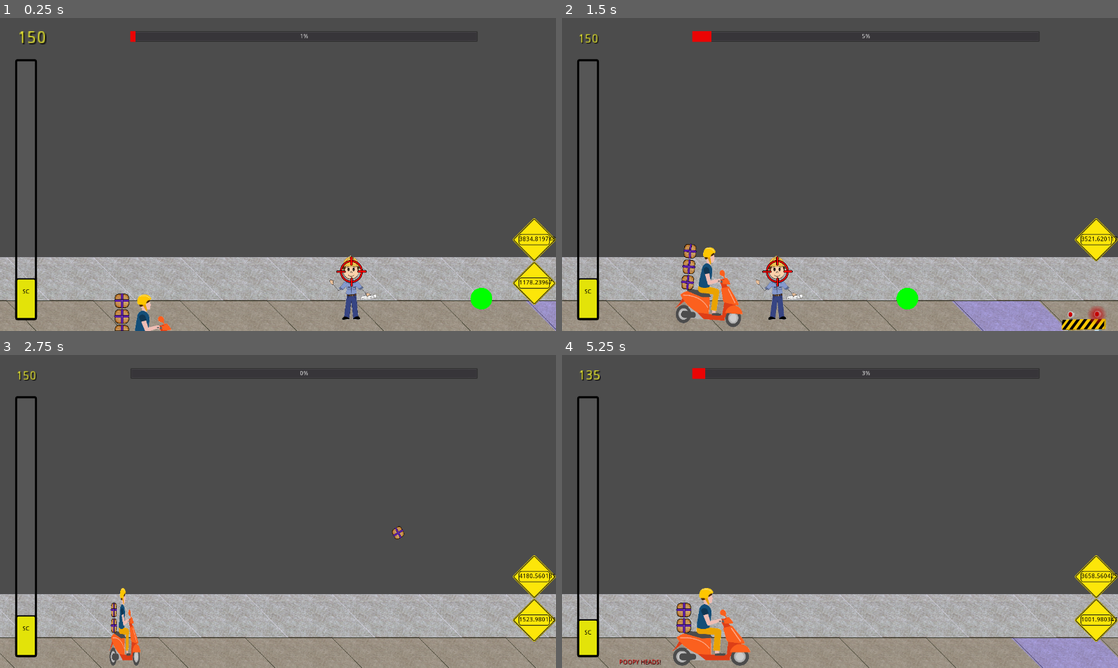
Above: before the commit, frames 1-4 (two rows, left to right).
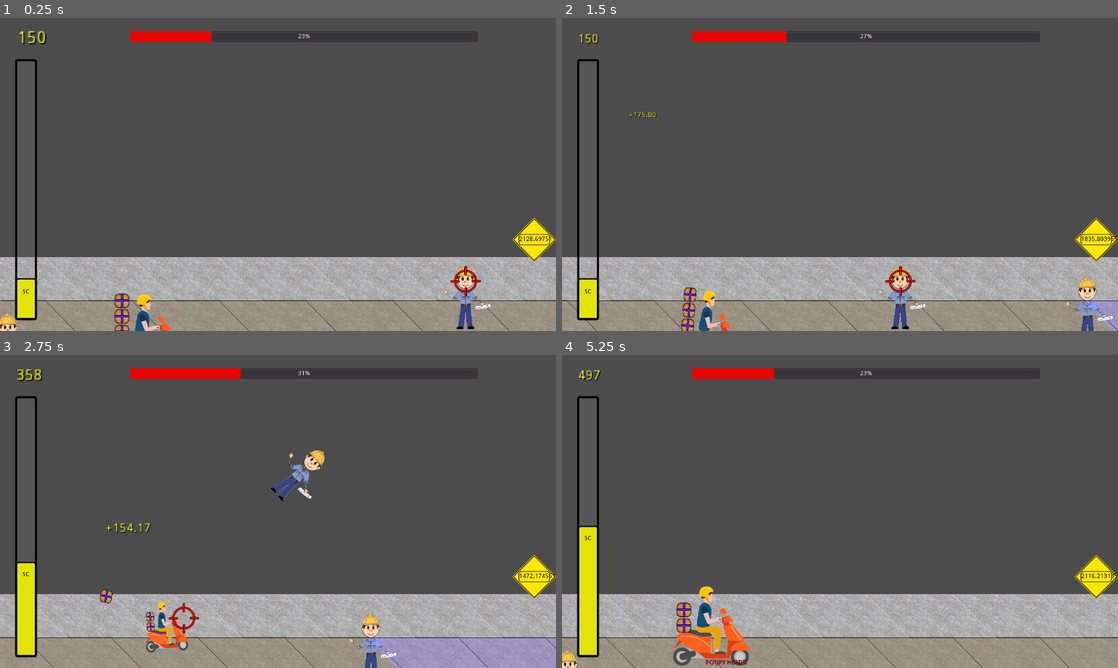
Above: after the commit, the same moments.

Repository: Anatolij-Grigorjev/MopedRebelGO
Game: Godot game, scene res://stages/test/test_stage.tscn
Two runs of this game, one before a commit and one after it. Both use one fixed random seed, a clock stepped at 60 frames per second and the inputs below.
Inputs:
- Up to frame 1 (0.25 s): no input
- Up to frame 2 (1.5 s): hold W (swerve_up) 0.53-1.28 s; tap O (diss_target_above) at 0.6 s; hold S (swerve_down) from 1.28 s (still down); tap L (diss_target_below) at 1.35 s
- Up to frame 3 (2.75 s): release S (swerve_down) at 2.03 s; hold W (swerve_up) from 2.03 s (still down); tap P (say_diss) at 2.1 s
- Up to frame 4 (5.25 s): tap one key every 0.75 s from 2.85 s: O (diss_target_above) L (diss_target_below) P (say_diss) O (diss_target_above); release W (swerve_up) at 3.53 s; hold S (swerve_down) from 3.53 s (still down)

The runs differ from the first frame. In frame 1, 4.4% of the frame differs, in the area x 0-100%, y 4-100%; in frame 2, 7.7%; in frame 3, 9.3%; in frame 4, 6.1%.
Error in both runs: Invalid get index '-1' (on base: 'Array'). (res://utils/logger.gd:103)

Commit message:
add target switching, fix target controls

Diff:
--- a/game/obstacles/citizens/citizen.gd
+++ b/game/obstacles/citizens/citizen.gd
@@ -23,18 +23,22 @@
 	_update_diss_progress()
 
 
-func _draw() -> void:
-	draw_circle(global_position, 50.0, Color.green)
+func is_dissed() -> bool:
+	return disses_required <= _disses_heard
 
 
 func _on_area_entered(area: Area2D):
 	._on_area_entered(area)
 	LOG.debug("citizen caught area {}", [area])
 	if (area.is_in_group(C.GROUP_MR)):
-		if ($DissAim):
-			$DissAim.visible = false
-			$DissAim.queue_free()
+		_remove_target()
 		animator.play("hit_by_moped")
+
+
+func _remove_target() -> void:
+	if ($DissAim):
+		$DissAim.visible = false
+		$DissAim.queue_free()
 
 
 func _on_Hearing_area_entered(area: Area2D):
@@ -45,6 +49,7 @@
 	_disses_heard += 1
 	_update_diss_progress()
 	if (_disses_heard >= disses_required):
+		_remove_target()
 		animator.play("be_dissed")
 
 
--- a/game/rebel/input_processor.gd
+++ b/game/rebel/input_processor.gd
@@ -54,7 +54,7 @@
 	var result_input : int = 0
 	if Input.is_action_just_pressed(axis_plus_action):
 		result_input += 1
-	if Input.is_action_pressed(axis_minus_action):
+	if Input.is_action_just_pressed(axis_minus_action):
 		result_input -= 1
 
 	return result_input
--- a/game/rebel/moped_rebel.gd
+++ b/game/rebel/moped_rebel.gd
@@ -19,6 +19,7 @@
 
 signal swerve_direction_pressed(swerve_direction)
 signal diss_said(diss_word)
+signal diss_target_change_pressed(change_direction)
 
 
 var cruise_speed : float = C.MR_CRUISE_SPEED
@@ -56,6 +57,11 @@
 		var desired_swerve_direction : int = input.process_swerve_input()
 		if desired_swerve_direction != 0:
 			emit_signal("swerve_direction_pressed", desired_swerve_direction)
+		#get desired diss selection change
+		var desired_selection_change : int = input.process_change_diss_target()
+		if desired_selection_change != 0:
+			emit_signal("diss_target_change_pressed", desired_selection_change)
+		#get desire to press diss saying
 		var desire_say_diss : bool = input.process_say_diss()
 		if (desire_say_diss):
 			diss_cooldown_bar.start_cooldown(input.max_diss_colldown)
--- a/game/stages/stage_control.gd
+++ b/game/stages/stage_control.gd
@@ -34,6 +34,7 @@
 	_tracks_bounds.position.y += _tile_height / 2
 	#setup moped position
 	moped_rebel.connect('swerve_direction_pressed', self, '_on_MopedRebel_swerve_direction_pressed')
+	moped_rebel.connect('diss_target_change_pressed', self, '_on_MopedRebel_diss_target_change_pressed')
 	moped_rebel.connect('diss_said', self, '_on_MopedRebel_diss_said')
 	var moped_tracks_offset : int = _tile_height * current_moped_track
 	moped_rebel.global_position.y = _track0_position + moped_tracks_offset
@@ -113,7 +114,10 @@
 
 func _process_diss_aim() -> void:
 	#check if reticule citizen is passed moped rebel to free it
-	if (is_instance_valid(_current_diss_aim)):
+	if (
+			is_instance_valid(_current_diss_aim)
+			and _current_diss_aim.has_method('get_target_citizen')
+	):
 		var target_citizen := _current_diss_aim.get_target_citizen()
 		if (target_citizen.global_position.x <= moped_rebel.global_position.x):
 			_current_diss_aim.queue_free()
@@ -134,6 +138,15 @@
 	citizen.add_child(_current_diss_aim)
 	#add citizen height to target head
 	_current_diss_aim.position = citizen.hearing_area.position
+
+
+func _stop_aim_citizen(citizen: CitizenRoadBlock) -> void:
+	if (not is_instance_valid(citizen) or not is_instance_valid(_current_diss_aim)):
+		return
+	if (_current_diss_aim.get_target_citizen() != citizen):
+		return
+	_current_diss_aim.queue_free()
+	_current_diss_aim = null
 
 
 func _build_nearest_track_obstacles_list() -> Array:
@@ -170,6 +183,31 @@
 	moped_rebel.perform_swerve(intended_direction, $Road.get_cell_size().y)
 	current_moped_track += intended_direction
 	LOG.debug("Swerved moped to track {}!", [current_moped_track])
+
+
+func _on_MopedRebel_diss_target_change_pressed(change_direction: int) -> void:
+	var available_citizens := _get_onscreen_dissable_citizens()
+	if (not available_citizens):
+		return
+
+	#sort citizens desc
+	available_citizens.sort_custom(Helpers, "sort_nodes_global_y")
+	if (not is_instance_valid(_current_diss_aim)):
+		_start_aim_citizen(available_citizens[0])
+	else:
+		#if citizen not found just aim at first one
+		var target_citizen := _current_diss_aim.get_target_citizen()
+		var idx := available_citizens.find(target_citizen)
+		if (idx < 0):
+			_start_aim_citizen(available_citizens[0])
+		else:
+			_stop_aim_citizen(available_citizens[idx])
+			var new_citizen_idx := wrapi(
+				idx + change_direction,
+				0,
+				available_citizens.size()
+			)
+			_start_aim_citizen(available_citizens[new_citizen_idx])
 
 
 func _on_MopedRebel_diss_said(diss_word: DissWord) -> void:
@@ -207,8 +245,10 @@
 	var onscreen_dissables : Array = []
 	for dissable in get_tree().get_nodes_in_group(C.GROUP_DISSABLES):
 		var citizen : CitizenRoadBlock = dissable as CitizenRoadBlock
-		if (citizen.visibility_controller.is_on_screen()
-			and citizen.global_position.x > moped_rebel.global_position.x):
+		var citizen_visibility: VisibilityNotifier2D = citizen.visibility_controller
+		if (citizen_visibility.is_on_screen()
+			and not citizen.is_dissed()
+			and citizen_visibility.global_position.x > moped_rebel.global_position.x):
 			onscreen_dissables.append(citizen)
 
 	return onscreen_dissables
--- a/game/stages/test/test_stage.tscn
+++ b/game/stages/test/test_stage.tscn
@@ -83,6 +83,18 @@
 position = Vector2( 2569.26, -47.4462 )
 scale = Vector2( 0.5, 0.5 )
 
+[node name="WhiteWorker6" parent="Citizens" instance=ExtResource( 7 )]
+position = Vector2( 2616.67, 171.525 )
+scale = Vector2( 0.5, 0.5 )
+
+[node name="WhiteWorker7" parent="Citizens" instance=ExtResource( 7 )]
+position = Vector2( 3000.43, -20.3569 )
+scale = Vector2( 0.5, 0.5 )
+
+[node name="WhiteWorker8" parent="Citizens" instance=ExtResource( 7 )]
+position = Vector2( 3140.39, 236.991 )
+scale = Vector2( 0.5, 0.5 )
+
 [node name="WhiteWorker4" parent="Citizens" instance=ExtResource( 7 )]
 position = Vector2( 3338.92, 141.904 )
 scale = Vector2( 0.5, 0.5 )
@@ -92,10 +104,9 @@
 scale = Vector2( 0.5, 0.5 )
 
 [node name="MopedRebel" parent="." instance=ExtResource( 8 )]
-position = Vector2( 63.2963, 48.1383 )
+position = Vector2( 1727.03, -55.7039 )
 
 [node name="CanvasLayer" type="CanvasLayer" parent="."]
-editor/display_folded = true
 layer = 5
 
 [node name="HUD" parent="CanvasLayer" instance=ExtResource( 9 )]
--- a/game/utils/static_constants.gd
+++ b/game/utils/static_constants.gd
@@ -64,7 +64,7 @@
 *****************************
 """
 const MR_DISS_SC_COST: float = 15.5
-const MR_CRUISE_SPEED : float = 250.56
+const MR_CRUISE_SPEED : float = 25.56
 const MR_SWERVE_DURATION_SEC : float = 0.2
 const MR_OBSTACLE_PUSHBACK_DURATION_SEC : float = 0.3
 const MR_OBSTACLE_PUSHBACK_AMOUNT : float = 700.7
